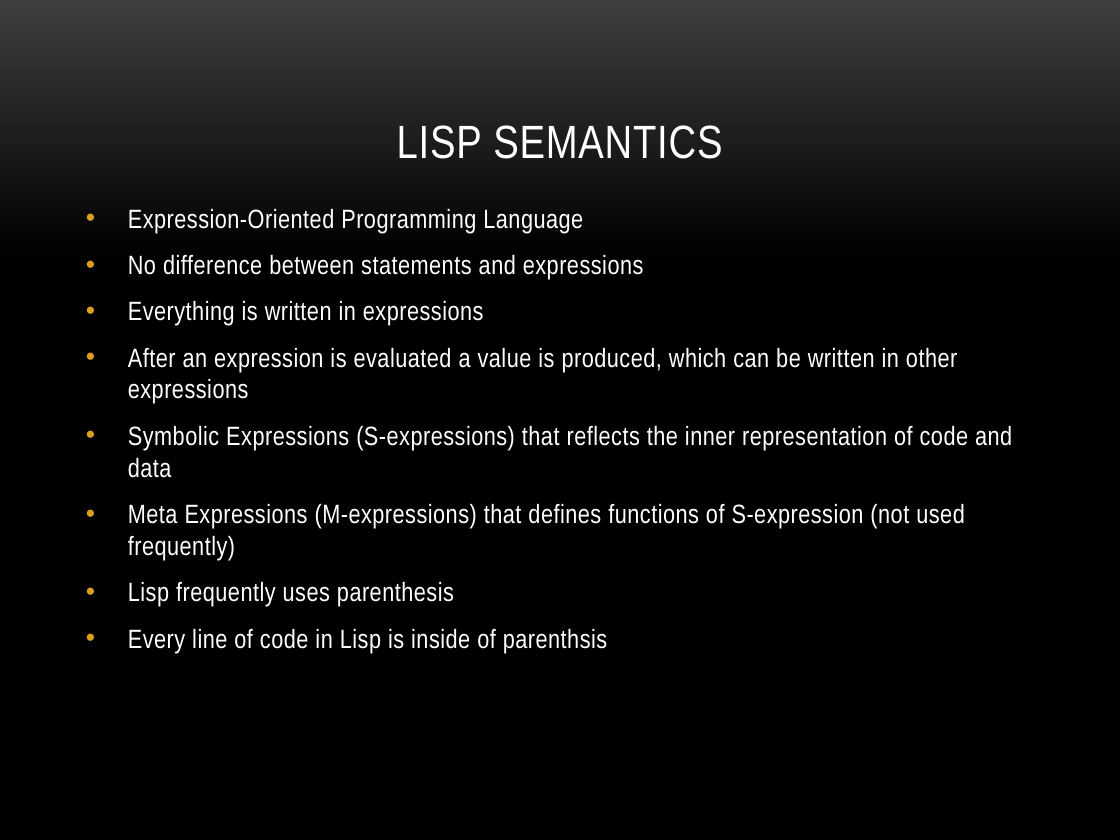
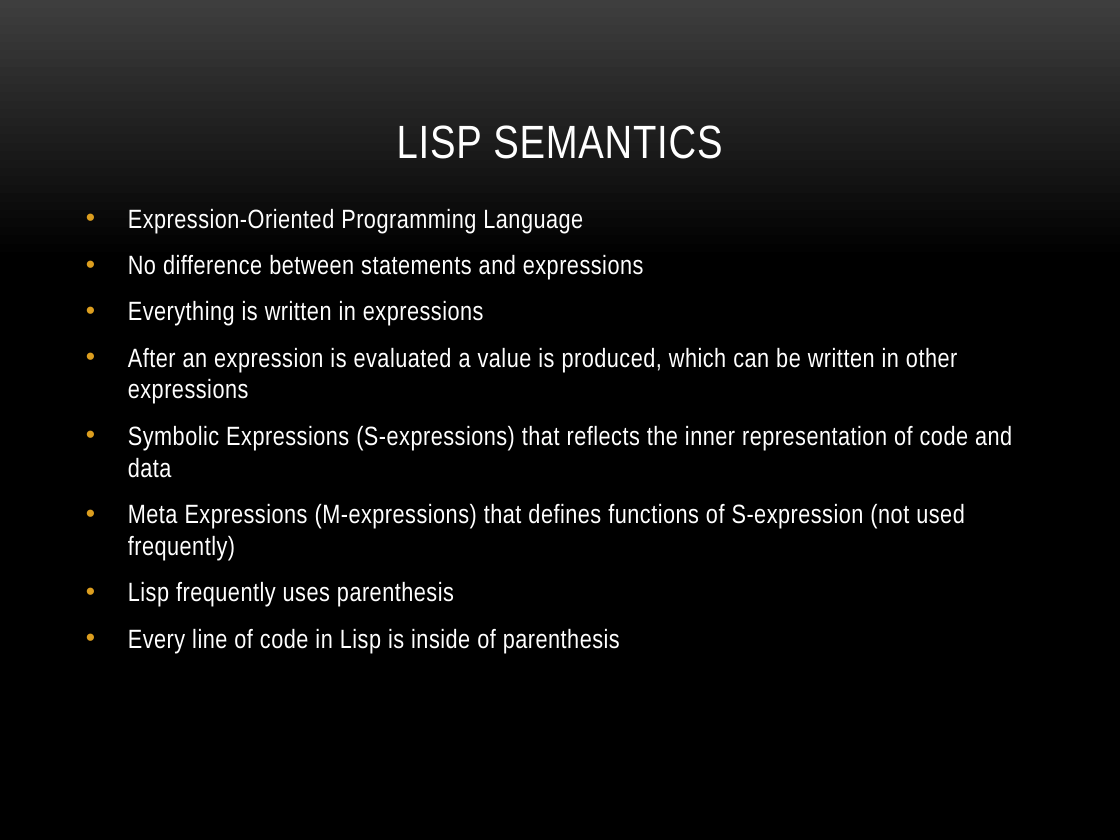
Before and after one commit to JoseCBrian/Lisp-Compiler, a slide deck: slide 8 of Lispinterpreter.pptx. Drawn at 1120x840 pixels with LibreOffice and Linux fonts; fonts in the diff are those of the drawing; background and template pictures are left out. Boxes give left, top, right and bottom in pixels: in the first picture for what was removed or moved away, otherwise in the second. Text is boxed around its words. In the diff, an @@ line names an element or a change of style, - is before the commit and + after.

```diff
--- a/Lispinterpreter.pptx
+++ b/Lispinterpreter.pptx
@@ text at [128, 628, 620, 653]: text changed @@
-• Every line of code in Lisp is inside of parenthsis
+• Every line of code in Lisp is inside of parenthesis
```
Also in this commit, not shown: 2 other slides changed.
